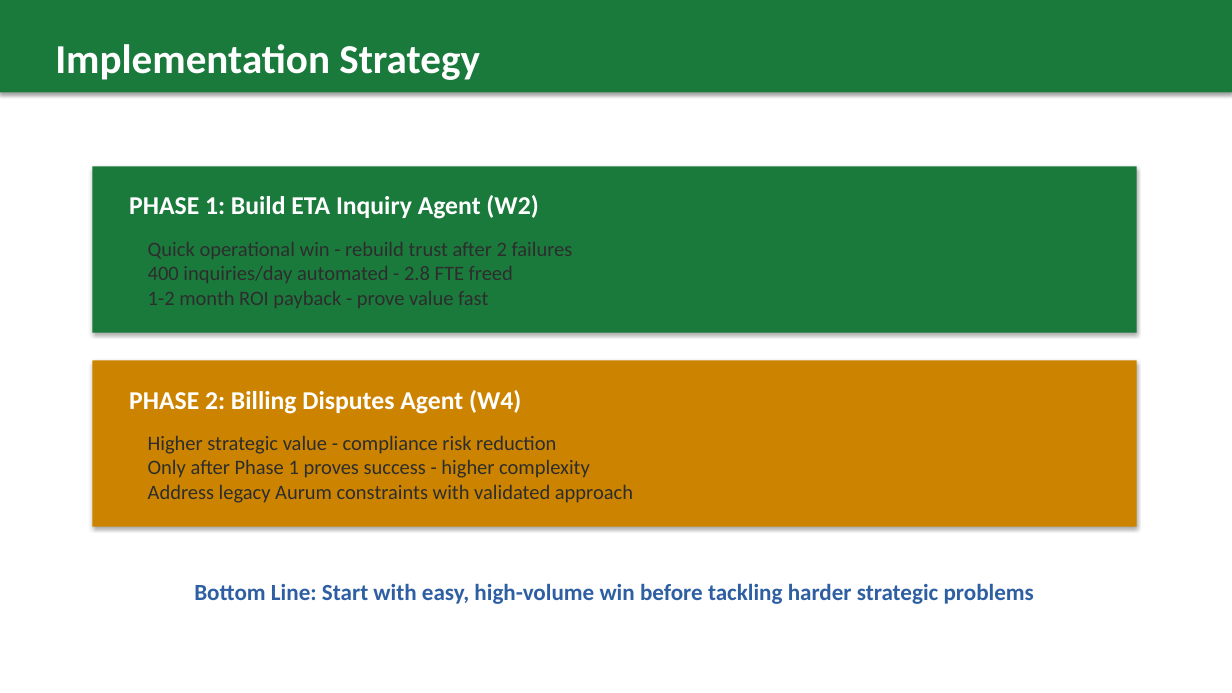
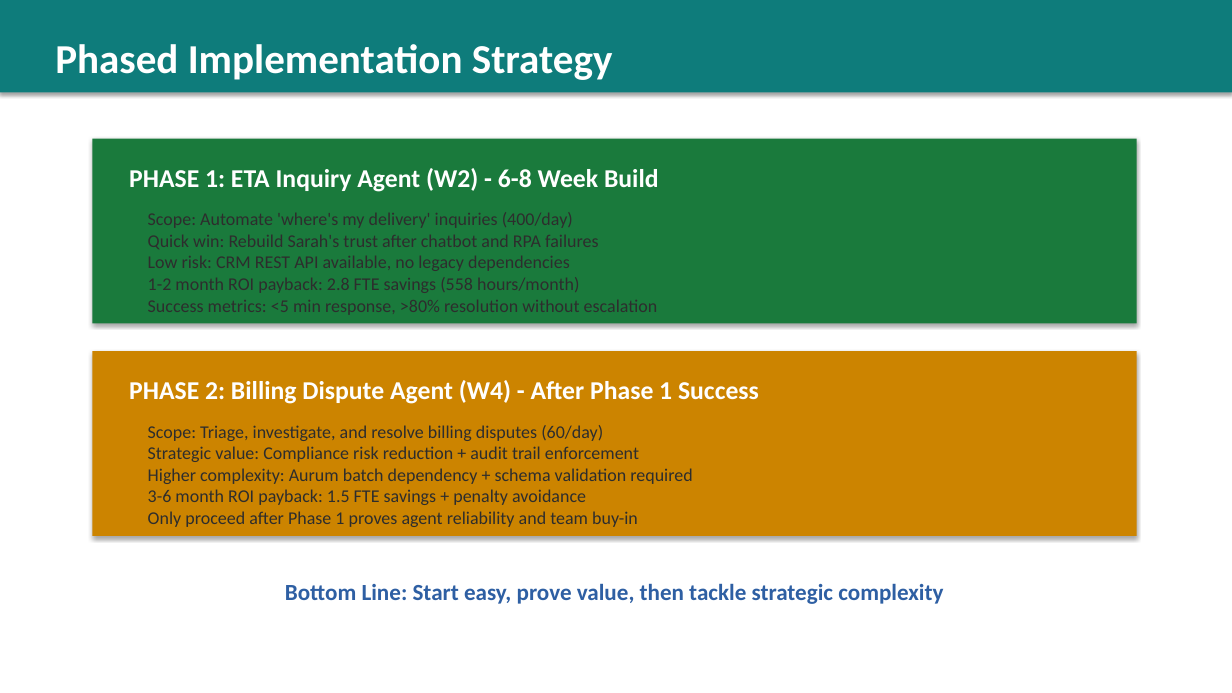
Before and after one commit to aohagan1234/FDE-practice-week2, a slide deck: slide 9 of FDE-assessment-week2/Gate2-Final-Presentation.pptx (slide 5 before the commit). Drawn at 1232x693 pixels with LibreOffice and Linux fonts; fonts in the diff are those of the drawing. Boxes give left, top, right and bottom in pixels: in the first picture for what was removed or moved away, otherwise in the second. Text is boxed around its words. In the diff, an @@ line names an element or a change of style, - is before the commit and + after.

```diff
--- a/FDE-assessment-week2/Gate2-Final-Presentation.pptx
+++ b/FDE-assessment-week2/Gate2-Final-Presentation.pptx
@@ rectangle at [0, 0, 1232, 92]: fill #1A7A3C to #0E7C7B @@
@@ text at [55, 44, 613, 80]: text changed @@
-Implementation Strategy
+Phased Implementation Strategy
@@ rectangle: place and size @@
-rectangle at [92, 166, 1137, 333]
+rectangle at [92, 139, 1137, 323]
@@ text at [129, 168, 659, 192]: text changed @@
-PHASE 1: Build ETA Inquiry Agent (W2)
+PHASE 1: ETA Inquiry Agent (W2) - 6-8 Week Build
@@ text at [148, 212, 658, 315]: text changed; size 16 to 14 pt @@
-Quick operational win - rebuild trust after 2 failures
-400 inquiries/day automated - 2.8 FTE freed
-1-2 month ROI payback - prove value fast
+Scope: Automate 'where's my delivery' inquiries (400/day)
+Quick win: Rebuild Sarah's trust after chatbot and RPA failures
+Low risk: CRM REST API available, no legacy dependencies
+1-2 month ROI payback: 2.8 FTE savings (558 hours/month)
+Success metrics: <5 min response, >80% resolution without escalation
@@ rectangle: place and size @@
-rectangle at [92, 360, 1137, 527]
+rectangle at [92, 351, 1137, 536]
@@ text at [129, 380, 759, 404]: text changed @@
-PHASE 2: Billing Disputes Agent (W4)
+PHASE 2: Billing Dispute Agent (W4) - After Phase 1 Success
@@ text at [148, 425, 692, 527]: text changed; size 16 to 14 pt @@
-Higher strategic value - compliance risk reduction
-Only after Phase 1 proves success - higher complexity
-Address legacy Aurum constraints with validated approach
+Scope: Triage, investigate, and resolve billing disputes (60/day)
+Strategic value: Compliance risk reduction + audit trail enforcement
+Higher complexity: Aurum batch dependency + schema validation required
+3-6 month ROI payback: 1.5 FTE savings + penalty avoidance
+Only proceed after Phase 1 proves agent reliability and team buy-in
@@ text at [285, 583, 943, 604]: text changed @@
-Bottom Line: Start with easy, high-volume win before tackling harder strategic problems
+Bottom Line: Start easy, prove value, then tackle strategic complexity
```
Also in this commit, not shown: 3 other slides changed, 5 slides added, 1 slide removed, 1 other file.
